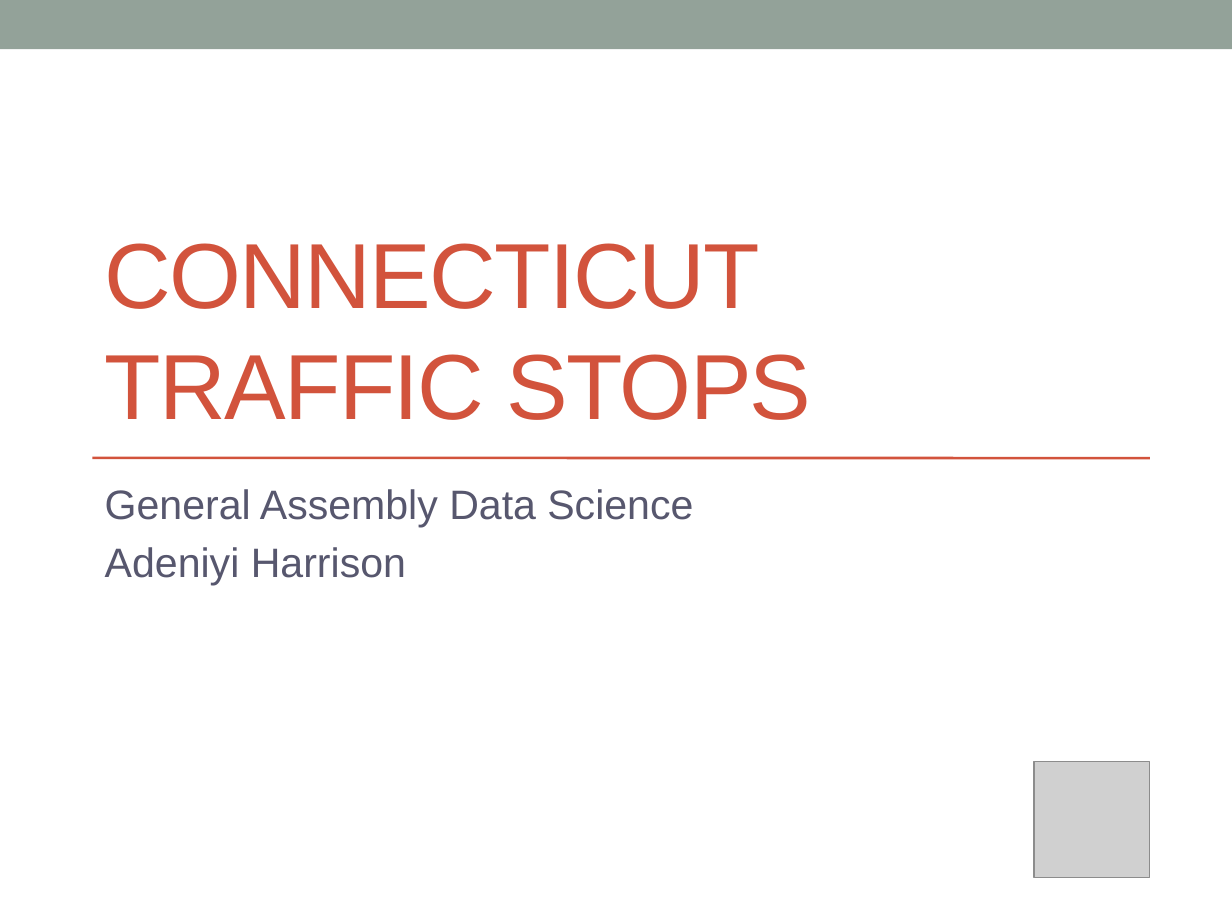
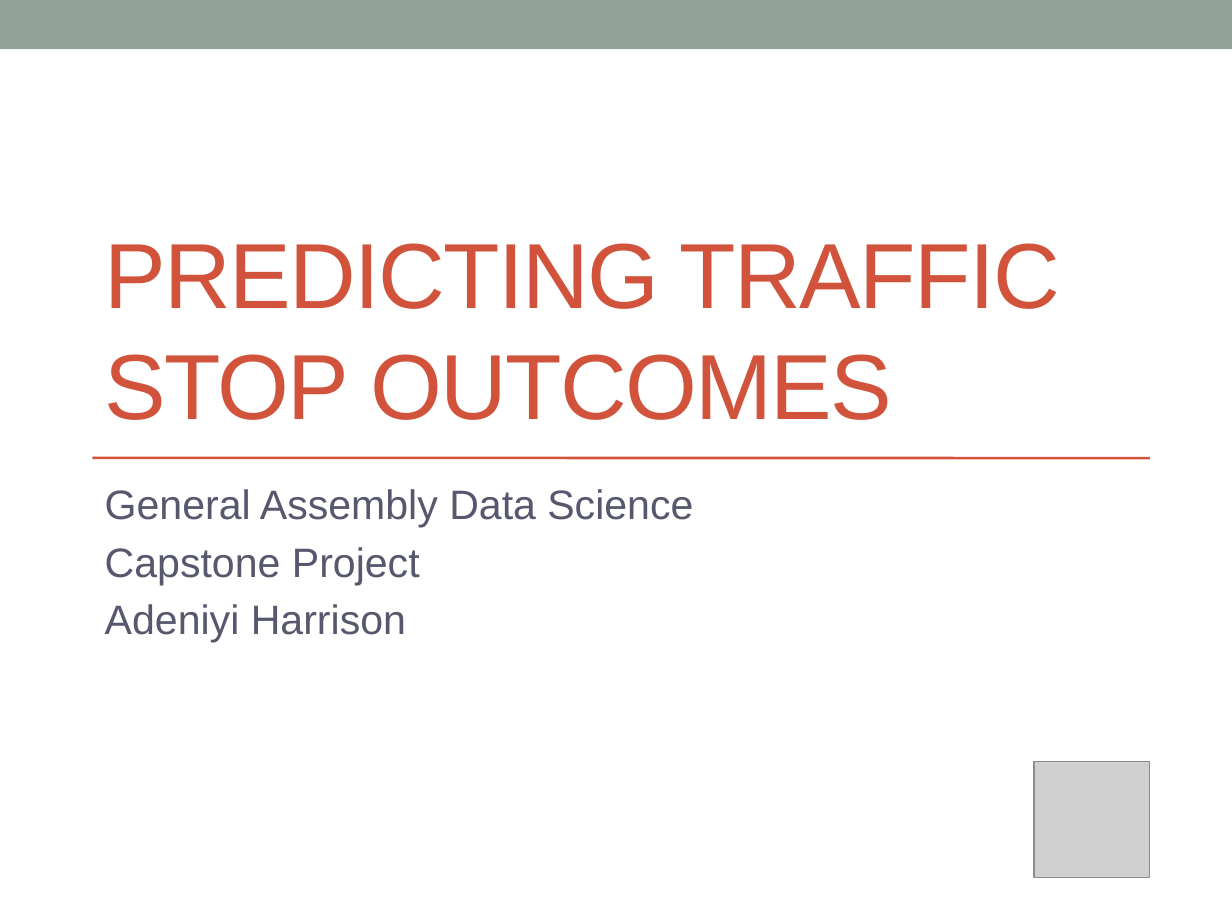
Before and after one commit to aaharrison/GeneralAssembly, a slide deck: slide 1 of Capstone/Connecticut Traffic Stop Final.pptx. Drawn at 1232x924 pixels with LibreOffice and Linux fonts; fonts in the diff are those of the drawing; grey boxes stand for pictures. Boxes give left, top, right and bottom in pixels: in the first picture for what was removed or moved away, otherwise in the second. Text is boxed around its words. In the diff, an @@ line names an element or a change of style, - is before the commit and + after.

Commit message:
Final Capstone Work

```diff
--- a/Capstone/Connecticut Traffic Stop Final.pptx
+++ b/Capstone/Connecticut Traffic Stop Final.pptx
@@ title at bbox=[105, 243, 1060, 420]: text changed @@
-CONNECTICUT TRAFFIC STOPS
+PREDICTING TRAFFIC STOP OUTCOMES
@@ subtitle at bbox=[105, 547, 420, 585]: paragraph added @@
+Capstone Project
```
Also in this commit, not shown: 2 other slides changed, 1 slide added, 1 other file.
